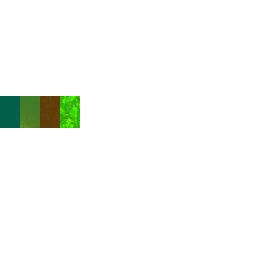
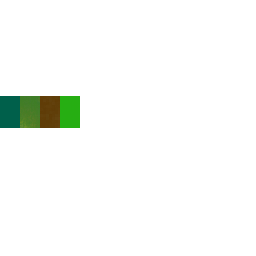
Two versions of the same layered image (256x256). Layer-by-layer changes:
removed layer "Pasted Layer copy" over [60, 96, 80, 128]
removed layer "Layer #1" over [25, 98, 40, 125]
"Layer": opacity 79% → 100%, painted on it over [25, 96, 80, 128]
